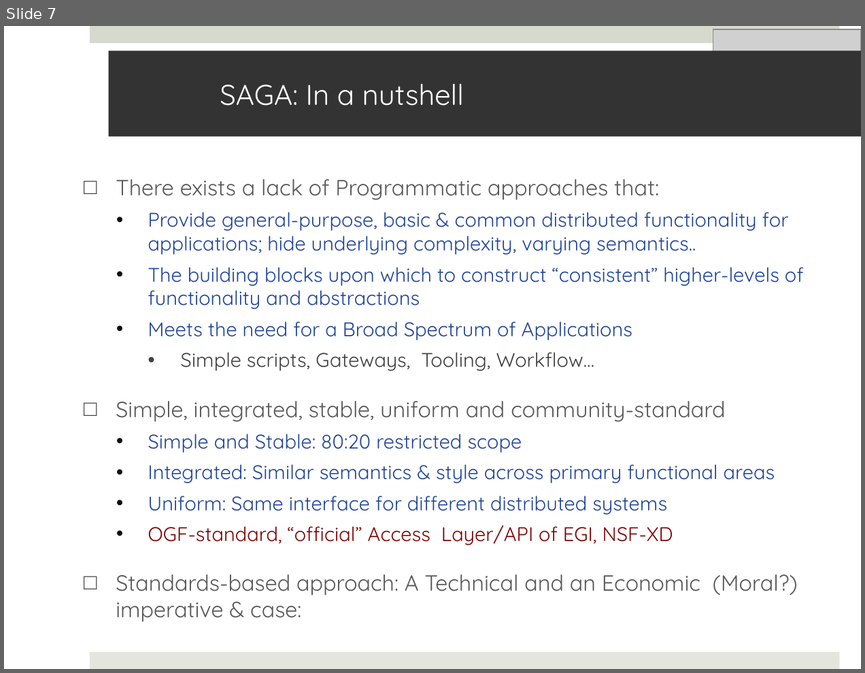
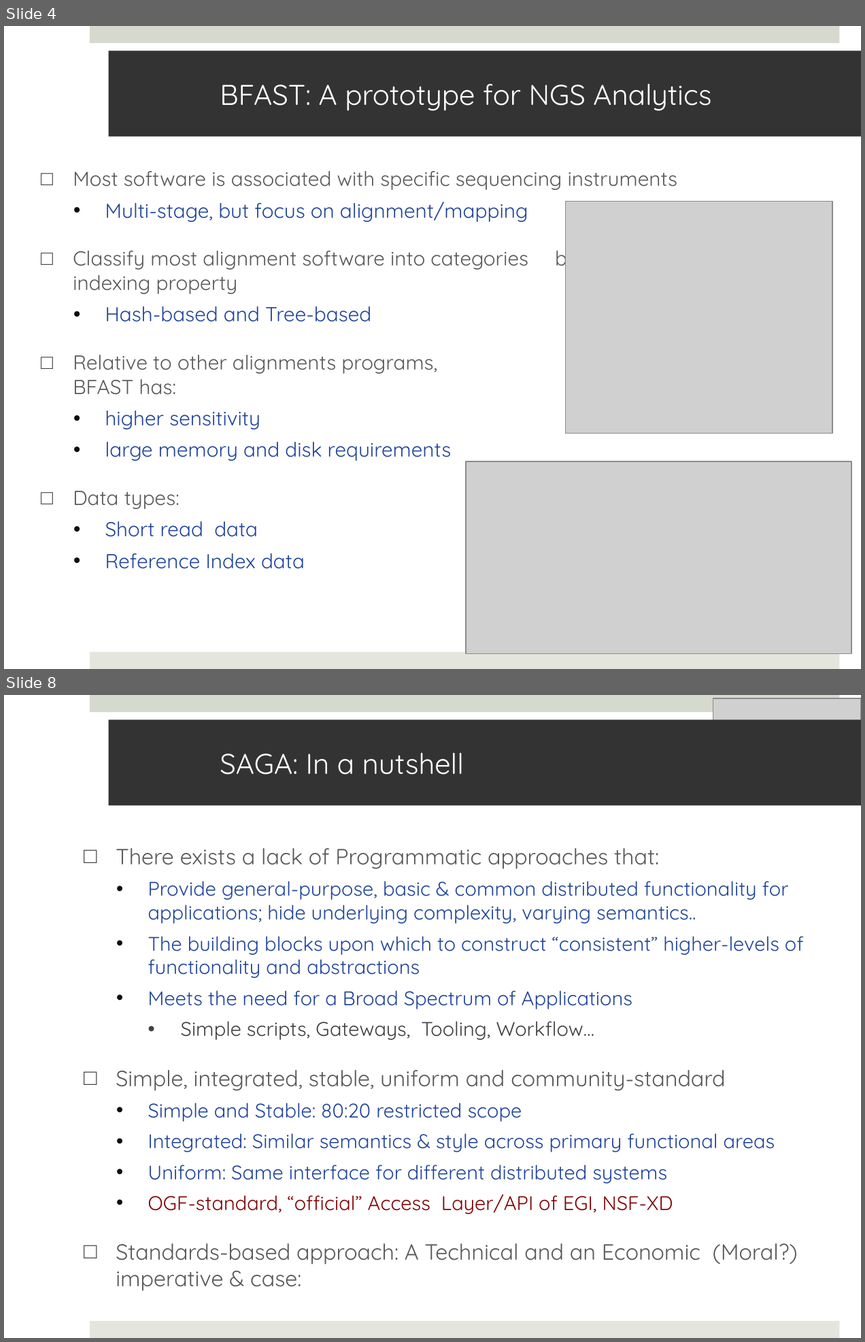
Before and after one commit to saga-project/saga-cpp-legacy-projects, a slide deck: saga-talks/ecmls11-dare.pptx. Shown one above the other, each under a label of ours: slide 7 before the commit, slides 4 and 8 after it; the slides between them are not shown. The pictures are 865x673 and 865x1342 pixels, drawn with LibreOffice and Linux fonts; fonts in the diff are those of the drawing; grey boxes stand for pictures; background and template pictures are left out. Boxes give left, top, right and bottom in pixels: in the first picture for what was removed or moved away, otherwise in the second. Text is boxed around its words. In the diff, an @@ line names an element or a change of style, - is before the commit and + after.

```diff
--- a/saga-talks/ecmls11-dare.pptx
+++ b/saga-talks/ecmls11-dare.pptx
@@ slide 4 added at (x1=4, y1=26, x2=861, y2=669), background #FFFFFF; not listed: 2 template elements that a slide beside it also shows @@
@@ title added at (x1=109, y1=51, x2=861, y2=137), fill #333333, 24 pt, text #FFFFFF @@
+BFAST: A prototype for NGS Analytics
@@ text added at (x1=73, y1=171, x2=678, y2=569), 17 pt, text #595959 @@
+□ Most software is associated with specific sequencing instruments
+  • Multi-stage, but focus on alignment/mapping
+□ Classify most alignment software into categories based upon based upon indexing property
+  • Hash-based and Tree-based
+□ Relative to other alignments programs, BFAST has:
+  • higher sensitivity
+  • large memory and disk requirements
+□ Data types:
+  • Short read data
+  • Reference Index data
@@ picture added at (x1=565, y1=201, x2=832, y2=433) @@
@@ picture added at (x1=466, y1=461, x2=851, y2=653) @@
@@ what was slide 7 is now slide 8 @@
```
Also in this commit, not shown: 8 slides changed, 1 other slide added.
